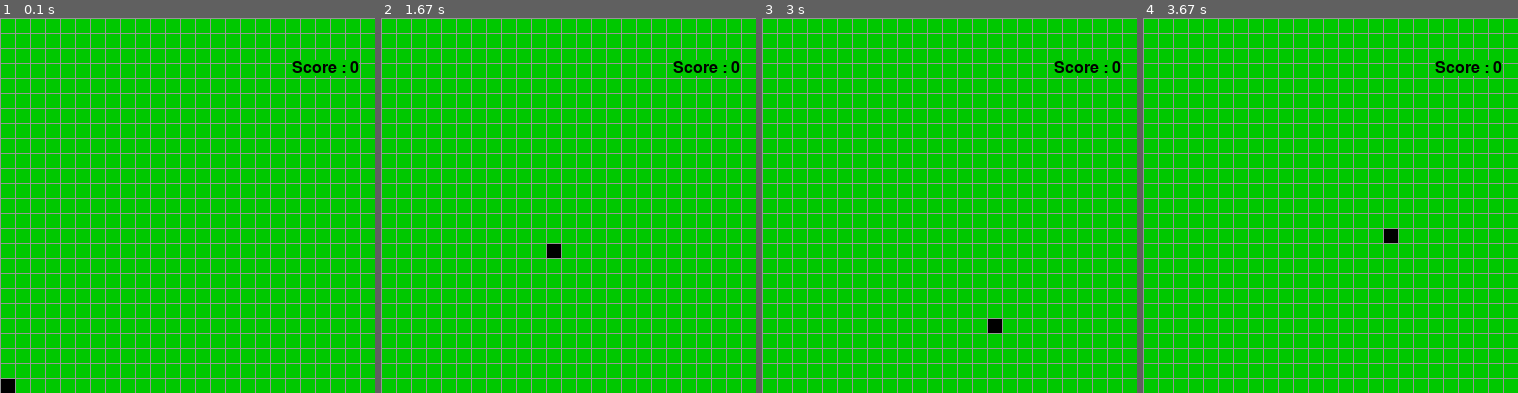
Above: before the commit, frames 1-4 (left to right).
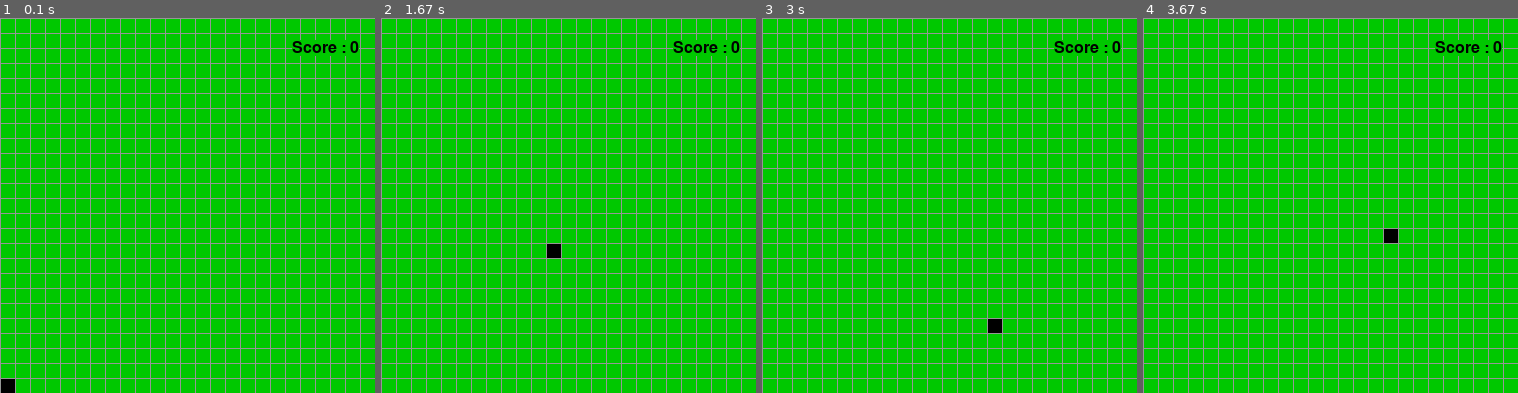
Above: after the commit, the same moments.

Repository: chenxk619/test
Game: pygame game, started from snake.py
Same seed, same stepped clock (60 frames per second), same inputs: the game is played once before the commit and once after it.
Inputs:
- Up to frame 1 (0.1 s): no input
- Up to frame 2 (1.67 s): hold Right 0.33-0.8 s; hold Up 0.83-1.13 s; hold Right 1.17-1.63 s
- Up to frame 3 (3 s): hold Down 2.23-2.53 s; hold Left 2.57-2.97 s
- Up to frame 4 (3.67 s): hold Up 3-3.37 s; hold Right from 3.4 s (still down)
The pictures show only the part of the screen within x 50-100%, y 0-50%; the shares and areas given below are measured in that part.

The runs differ from the first frame. In frame 1, 0.6% of the frame differs, in the area x 77-96%, y 5-16%; in frame 2, 0.6%; in frame 3, 0.6%; in frame 4, 0.6%.

Commit message:
Update snake.py

Diff:
--- a/snake.py
+++ b/snake.py
@@ -69,14 +69,17 @@
 	#apple is a queue of nested lists that determines if a new apple should be made once one is eaten
 	apple = []
 
+	#Game will somehow restart once the snake dies
 	while snake.dead == False:
-		print(apple)
 		key_pressed = False
 
 		for event in pygame.event.get():
 			if event.type == pygame.QUIT:
 				sys.exit()
 
+		#For each of the movement keys, you can only move if you are not pressing another movement key (determined by
+		#key pressed). Once you are moving in a direction, letting go will allow you to continue moving in that
+		#direction
 		if (pygame.key.get_pressed()[pygame.K_UP] or snake.direction == 'up') and snake.direction != 'down' and key_pressed == False:
 			if pygame.key.get_pressed()[pygame.K_UP]:
 				key_pressed = True
@@ -101,6 +104,8 @@
 			snake.direction = 'right'
 			apple = snake.movement(apple, grid)
 
+		#To check if a new apple should be added, and that condition is met if an apple is in the snake's body
+		#and if the apple list is of 1 length. Otherwise, it will keep adding more apples non-stop.
 		leave = False
 		while leave == False:
 			if len(apple) == 0:
@@ -122,8 +127,9 @@
 	#create a font and render text on it
 	font = pygame.font.Font('freesansbold.ttf', 16)
 	text = font.render('Score : {}'.format(len(snake.body) - 1), True, (0,0,0), (0,200,0))
+	#Create the text box
 	textRect = text.get_rect()
-	textRect.center = (700, 50)
+	textRect.center = (700, 30)
 	return text, textRect
 
 def main():
